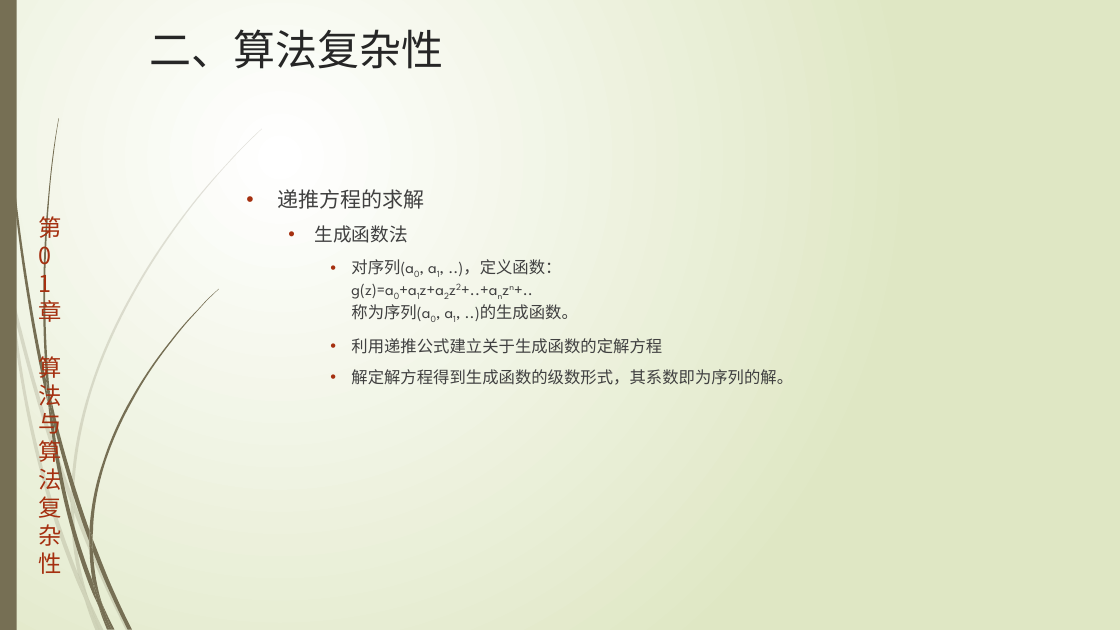
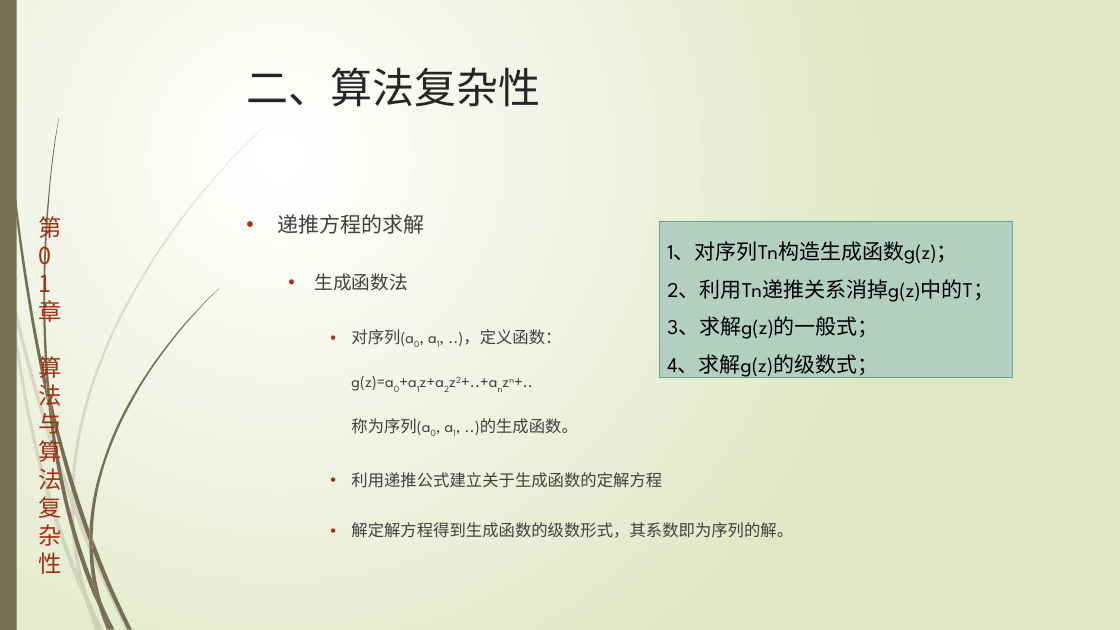
Before and after one commit to TeacherPeng/AlgorithmDesign, a slide deck: slide 16 of 教案/第01章.算法与算法复杂性.pptx (slide 14 before the commit). Drawn at 1120x630 pixels with LibreOffice and Linux fonts; fonts in the diff are those of the drawing. Boxes give left, top, right and bottom in pixels: in the first picture for what was removed or moved away, otherwise in the second. Text is boxed around its words. In the diff, an @@ line names an element or a change of style, - is before the commit and + after.

```diff
--- a/教案/第01章.算法与算法复杂性.pptx
+++ b/教案/第01章.算法与算法复杂性.pptx
@@ title "二、算法复杂性": place and size @@
-title "二、算法复杂性" at box(149, 29, 443, 69)
+title "二、算法复杂性" at box(247, 67, 541, 107)
@@ text "递推方程的求解" at box(278, 214, 793, 538): line spacing 1 to 2 @@
@@ rectangle added at box(660, 222, 1012, 378), fill #B3CFC2, outline #65A48B 0.75 pt, 18 pt, text #000000 @@
+1、对序列Tn构造生成函数g(z)；
+2、利用Tn递推关系消掉g(z)中的T；
+3、求解g(z)的一般式；
+4、求解g(z)的级数式；
```
Also in this commit, not shown: 5 other slides changed, 2 slides added.
